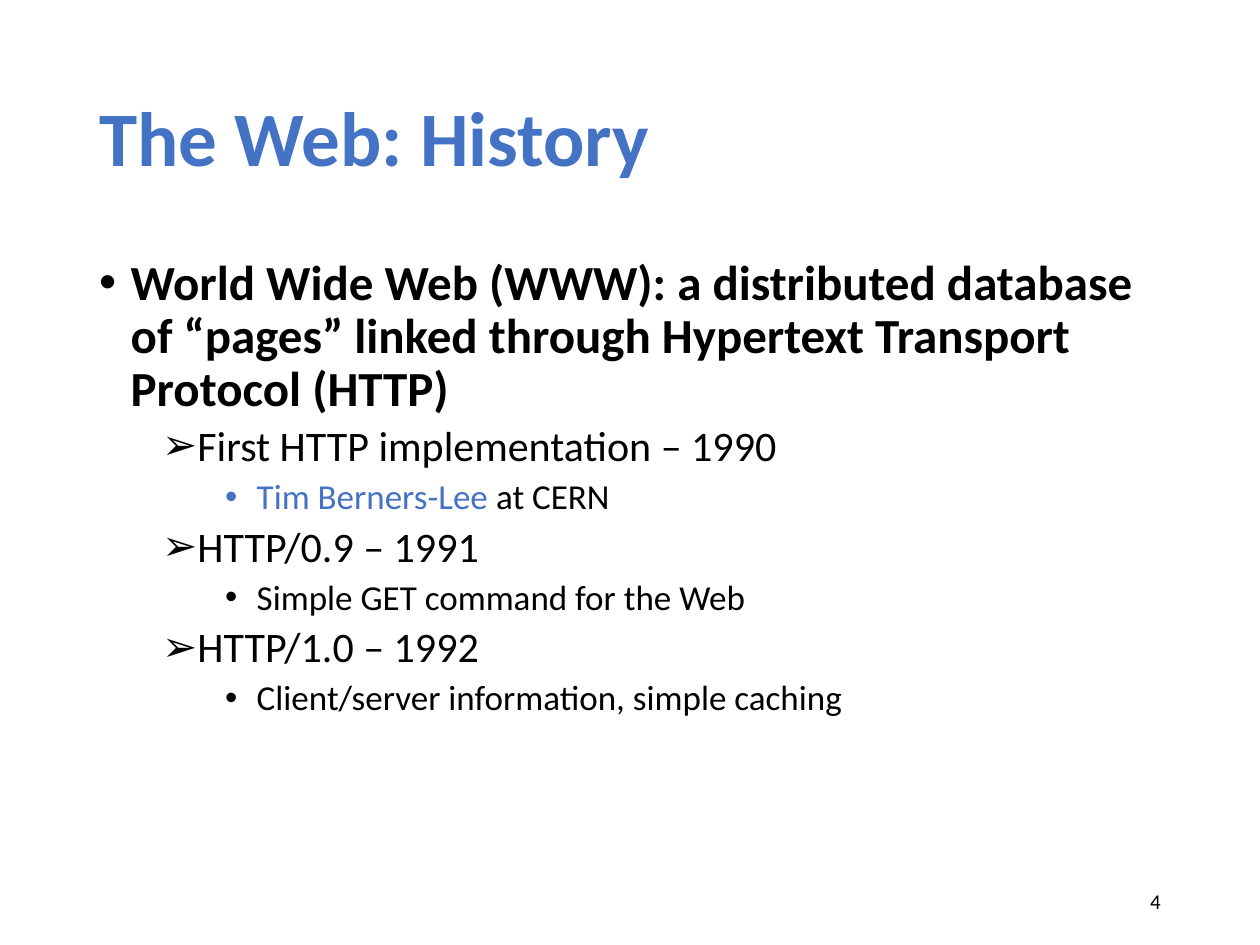
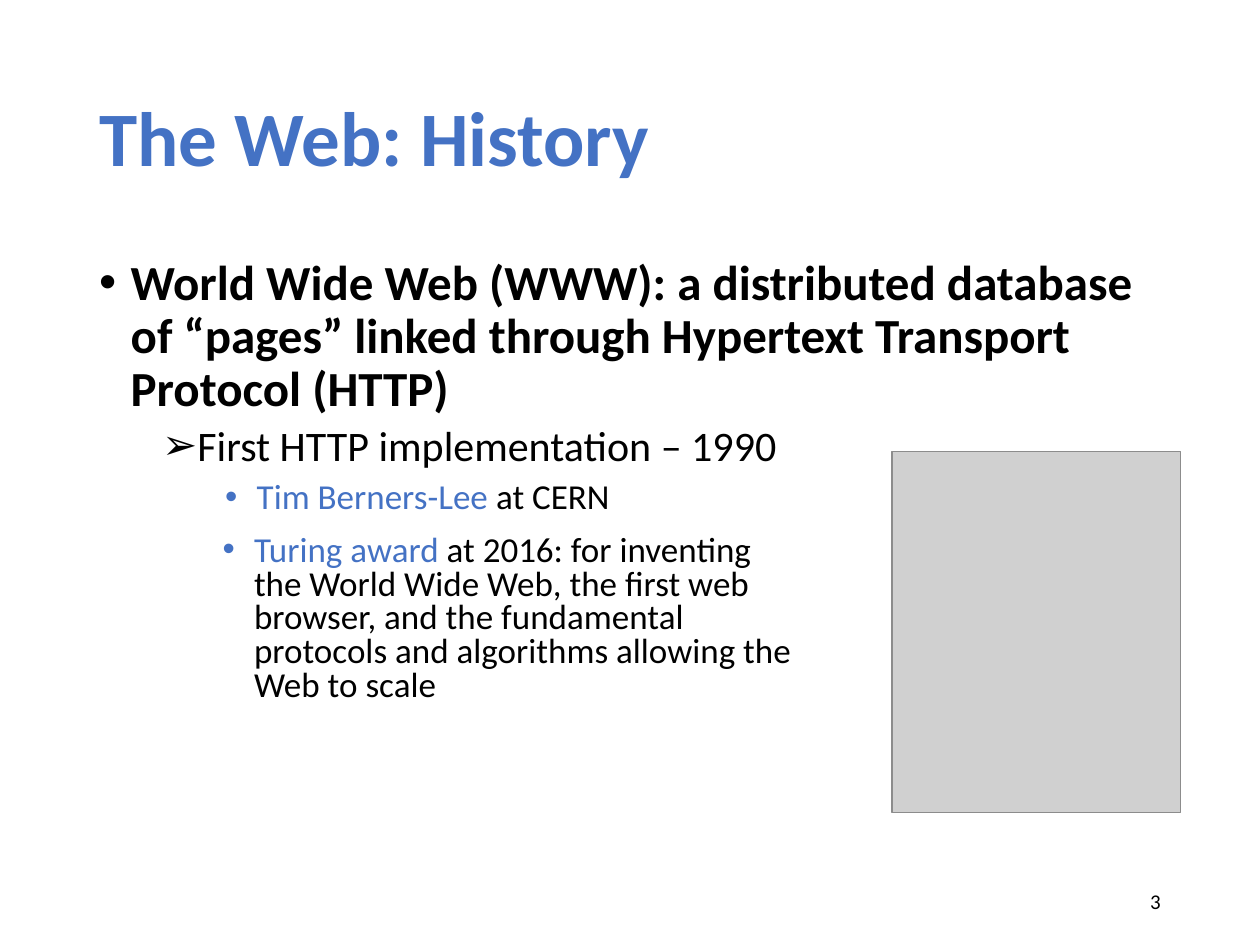
Before and after one commit to xinjin/course-net, a slide deck: slide 3 of slides/lec04_web.pptx (slide 4 before the commit). Drawn at 1260x945 pixels with LibreOffice and Linux fonts; fonts in the diff are those of the drawing; grey boxes stand for pictures. Boxes give left, top, right and bottom in pixels: in the first picture for what was removed or moved away, otherwise in the second. Text is boxed around its words. In the diff, an @@ line names an element or a change of style, - is before the commit and + after.

```diff
--- a/slides/lec04_web.pptx
+++ b/slides/lec04_web.pptx
@@ picture added at bbox=[892, 451, 1181, 811] @@
@@ text at bbox=[197, 532, 841, 716]: paragraphs removed @@
-  ➢ HTTP/0.9 – 1991
-    • Simple GET command for the Web
-  ➢ HTTP/1.0 – 1992
-    • Client/server information, simple caching
@@ text added at bbox=[254, 537, 791, 698], 20 pt, text #000000 @@
+    • Turing award at 2016: for inventing the World Wide Web, the first web browser, and the fundamental protocols and algorithms allowing the Web to scale
@@ page number at bbox=[1150, 895, 1161, 909]: text changed @@
-4
+3
```
Also in this commit, not shown: 4 other slides changed, 1 slide added, 9 slides removed, 2 other files.
